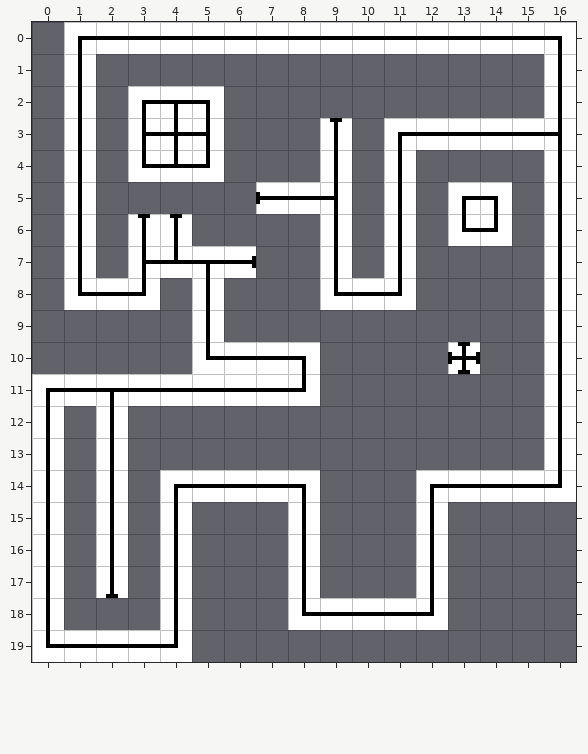
One commit to this Tiled map: Assets/Tilemaps/Level.tmx. The first picture shows the starting point.
Cells are 16x16 px. Shown: x 0..16, y 0..19.
New version:
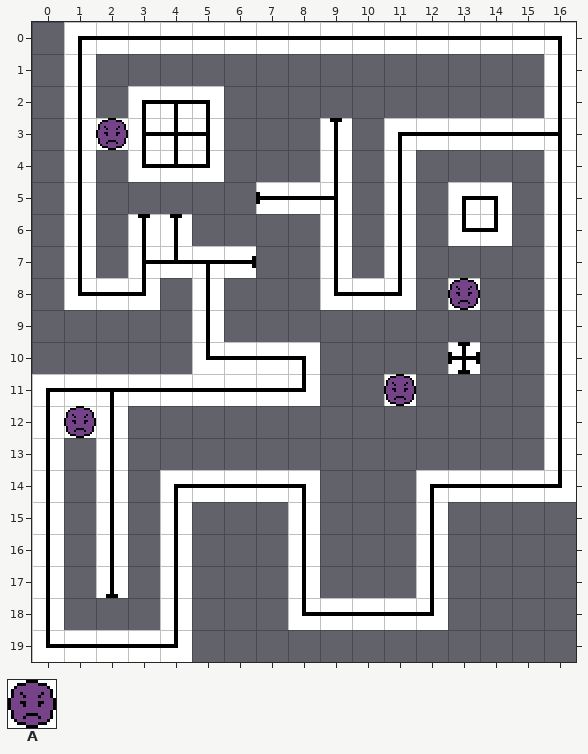
Key: from "Tilesheet": A 5 "Enemy1".
_ is an empty cell.
Tiles of an added or newly shown layer are drawn over the layers below it.
From the commit log: Add tons of features to TiledLoader and add enemy prefab
The exact change:
Layer "Enemies" (added):
Tile A is added in row 3 at x 2; in row 8 at x 13; in row 11 at x 11; in row 12 at x 1.
